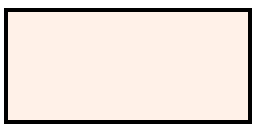
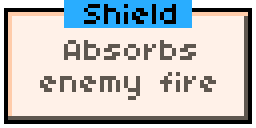
Two versions of the same layered image (256x128). Layer-by-layer changes:
showed group "Shield" (1st of 2) (3 layers) over [40, 0, 216, 100]
painted on "Layer 1 copy 2" over [8, 12, 248, 120]
